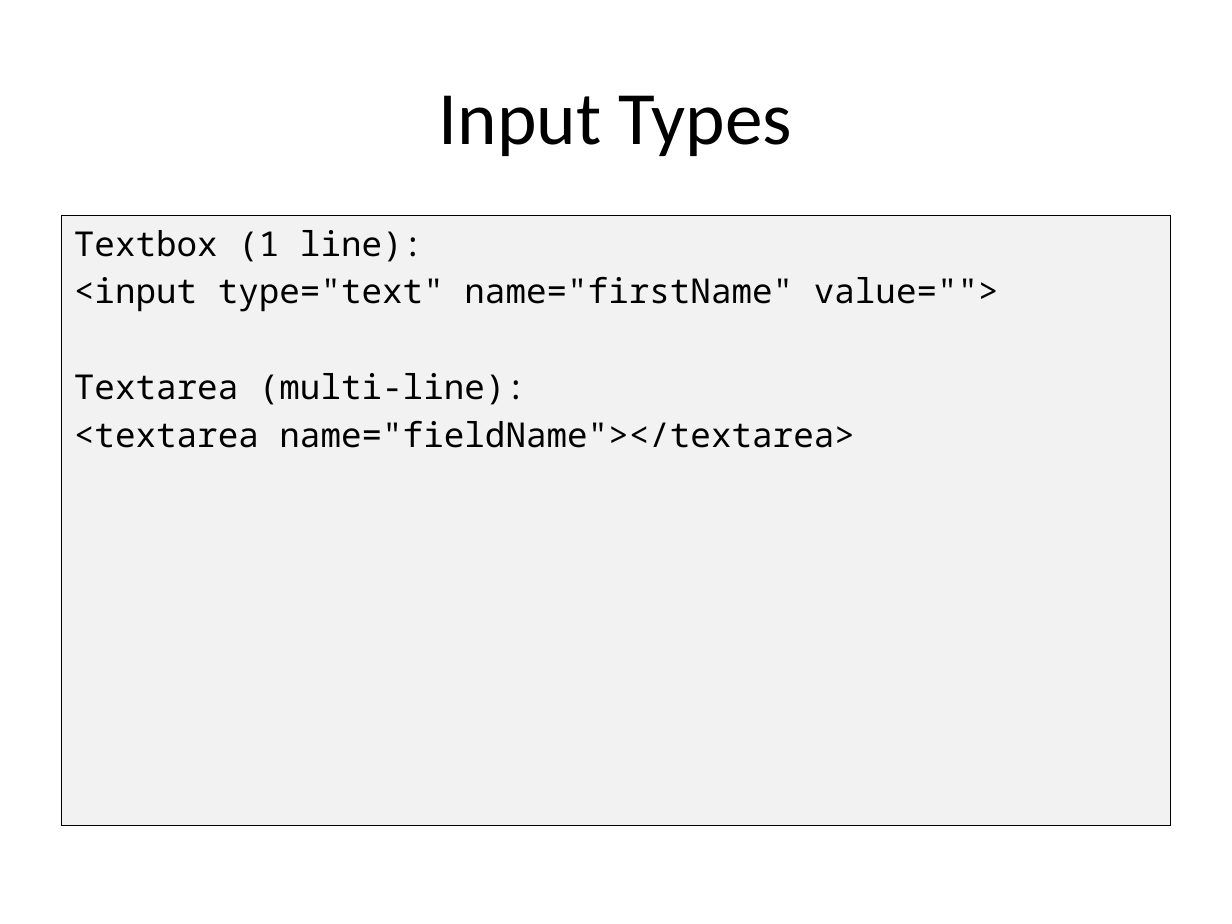
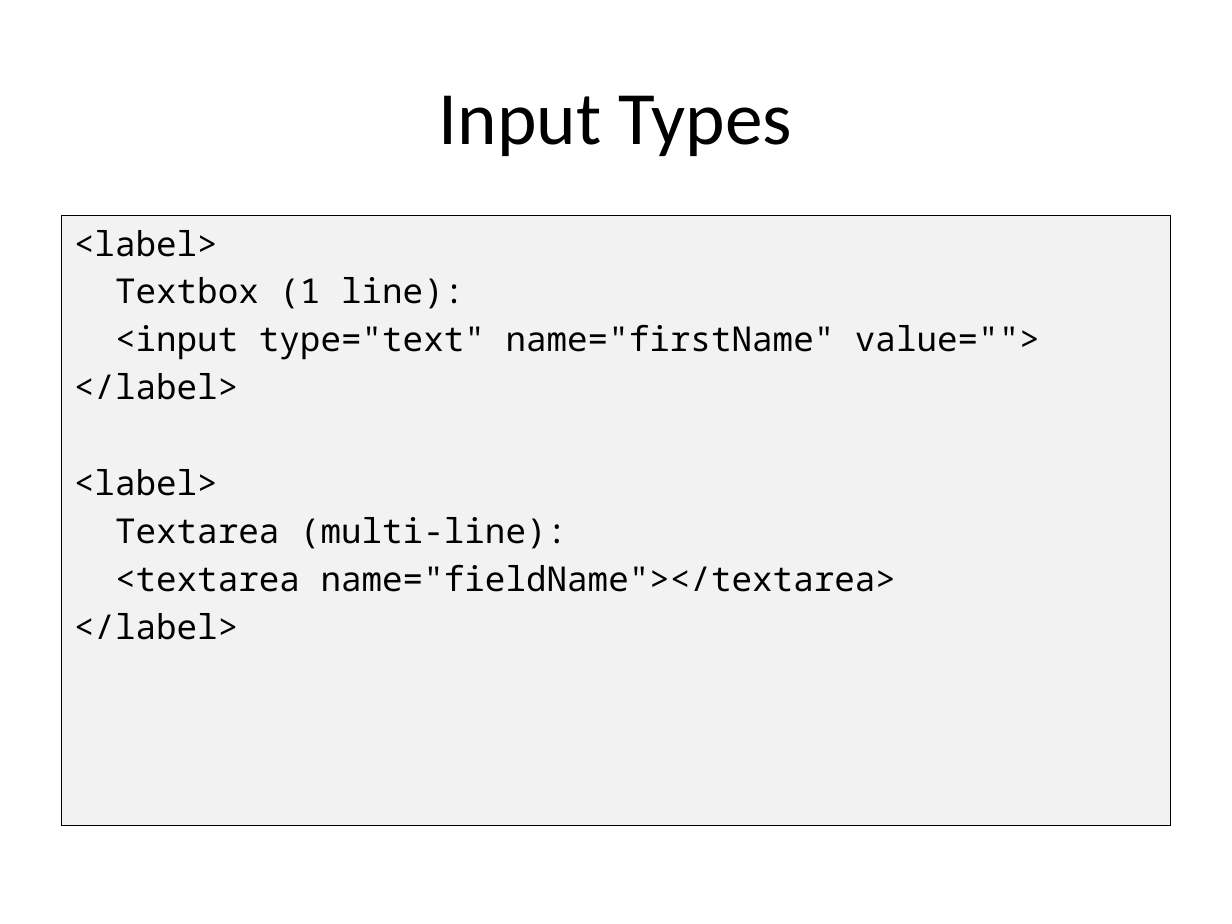
Before and after one commit to PHPEmbark/curriculum, a slide deck: slide 31 of course/2 - The Internet/The Internet.pptx (slide 30 before the commit). Drawn at 1232x924 pixels with LibreOffice and Linux fonts; fonts in the diff are those of the drawing. Boxes give left, top, right and bottom in pixels: in the first picture for what was removed or moved away, otherwise in the second. Text is boxed around its words. In the diff, an @@ line names an element or a change of style, - is before the commit and + after.

```diff
--- a/course/2 - The Internet/The Internet.pptx
+++ b/course/2 - The Internet/The Internet.pptx
@@ text at bbox=[74, 230, 218, 257]: paragraph added @@
+<label>
@@ text at bbox=[74, 373, 238, 496]: paragraphs added @@
+</label>
+<label>
@@ text at bbox=[74, 613, 238, 640]: paragraph added @@
+</label>
```
Also in this commit, not shown: 6 other slides changed, 26 slides added, 1 slide removed.
